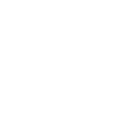
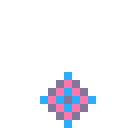
Revision of a layered 128px x 128px image; what changed, layer by layer:
added layer "SPWNIC" above "guidelines" over [40, 72, 96, 128]
